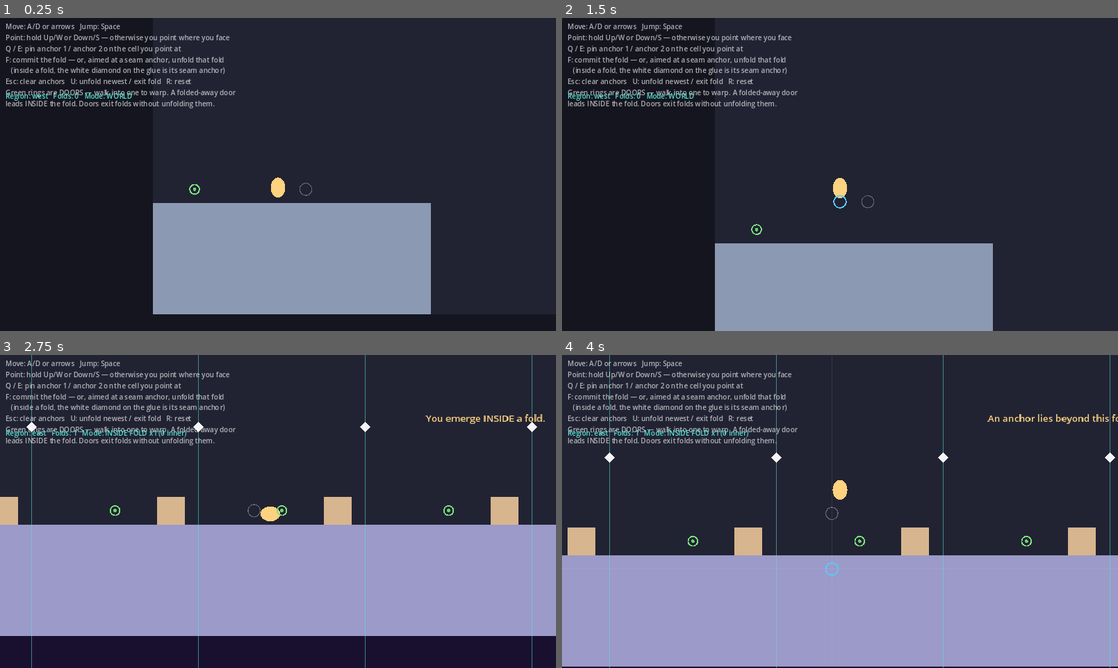
Above: before the commit, frames 1-4 (two rows, left to right).
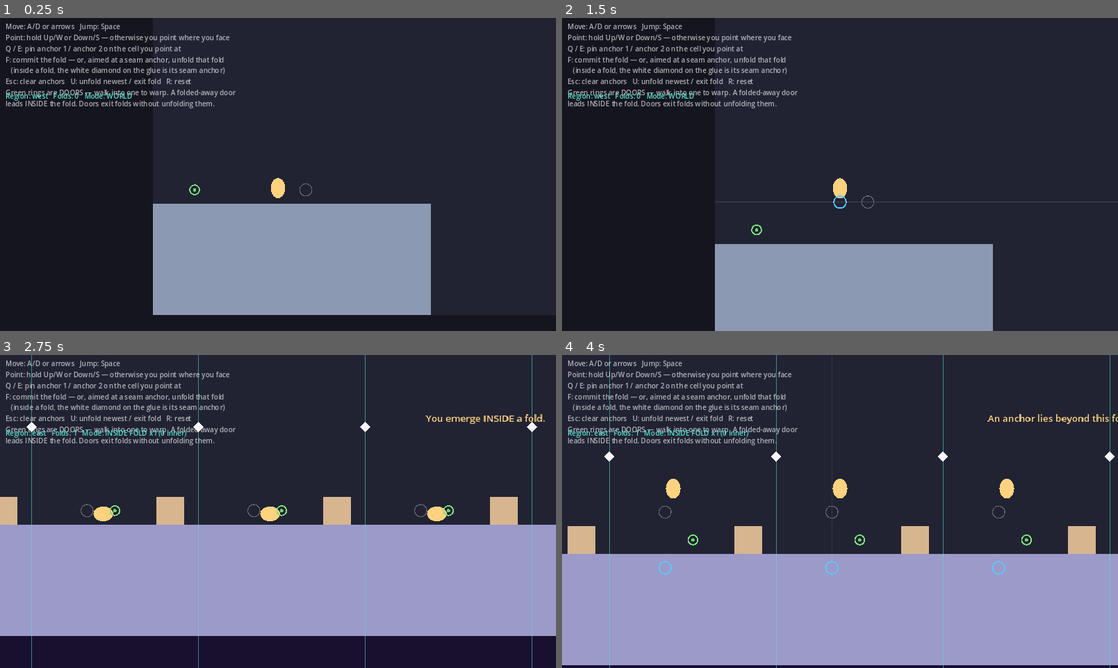
Above: after the commit, the same moments.

Repository: absent-mynd/puzzle
Game: Godot game, scene res://scenes/world/World.tscn
The game is run twice, just before and just after one commit, with the same random seed, the same clock (stepped at 60 frames per second) and the same inputs.
Inputs (mouse positions are in pixels of both pictures, inside the frame that each line leads up to):
- Up to frame 1 (0.25 s): no input
- Up to frame 2 (1.5 s): tap Enter at 0.5 s; move the mouse to (812, 237) at 0.52 s; hold W 0.53-1.25 s; tap Q at 0.6 s; click (812, 237) at 0.67 s; tap Space at 0.77, 1.07 s; tap E at 0.8 s; drag from (1006, 221) to (812, 237) at 1.27 s
- Up to frame 3 (2.75 s): move the mouse to (111, 464) at 2.02 s; hold A from 2.03 s (still down); tap F at 2.1 s; tap Q at 2.3 s
- Up to frame 4 (4 s): release A at 2.75 s; drag from (867, 511) to (673, 464) at 2.77 s; move the mouse to (756, 433) at 3.52 s; hold S from 3.53 s (still down); tap E at 3.6 s; tap Space at 3.77 s; tap F at 3.8 s

The runs differ from the first frame. In frame 1, 0.3% of the frame differs, in the area x 27-78%, y 50-95%; in frame 2, 0.3%; in frame 3, 0.4%; in frame 4, 1.6%, in the area x 0-100%, y 30-100%.

Commit message:
Duplicate the player across the fold's wrap copies, and smooth the seam
Inside a fold the excised strip is rendered repeating across the glue lines,
but only one body was drawn in it — so the wrap read as a jump between
separate worlds rather than a lap around a cylinder.

- The player is now drawn in every visible copy. `rebuild_sub` gives each band
  a Polygon2D twin of the blob (`sub_player_ghosts`), updated with the body's
  position and squash each frame. Twins carry the player's z_index so one
  standing near a band edge is not occluded by the neighbouring copy.
- The aim ring and pending-anchor rings repeat with the copies too, so a twin
  is never shown standing next to markers that aren't there. `WorldOverlay`
  grew `_copy_offsets()`, replacing three hand-rolled copies of that loop; the
  full-extent guides and the preview band stay drawn once.

The hitch at the seam was the camera. The wrap teleported the body by one band
width and then called `reset_smoothing()`, which snaps the smoothed centre onto
the body and throws away its lag — ~40px at a full run, jolted away on every
crossing. Camera2D exposes no way to move that centre, so `PlayerBody` now owns
its camera (top_level, manual exponential approach) and the wrap displaces body
and camera by the same vector. The strip repeats with exactly that period, so
the rendered frame is unchanged and the crossing is invisible.

`FoldWorld` also raises `process_physics_priority` so the wrap, doors and
triggers see where the body actually ended up rather than its position from the
previous step.

Co-Authored-By: Claude Opus 5 <noreply@anthropic.com>
Claude-Session: https://claude.ai/code/session_01YDkigtEXoX2M13nTcez7zT

Diff:
--- a/scripts/tests/test_fold_world.gd
+++ b/scripts/tests/test_fold_world.gd
@@ -171,6 +171,44 @@
 	assert_almost_eq(world.player.global_position.x, (18.9 - 8.0) * CS, 0.01,
 		"Crossing the glue wraps one band width back")
 	assert_eq(world.mode, world.Mode.SUBSPACE, "Wrap does not eject")
+
+
+func test_wrap_moves_the_camera_with_the_body() -> void:
+	# The strip repeats with period `gap`, so body and camera must move by the
+	# same vector: the frame is then pixel-identical and the seam is invisible.
+	# Snapping the camera to the body instead would discard its smoothing lag.
+	_pinch_over_pit()
+	world.player.teleport(Vector2(18.9 * CS, 12.5 * CS), false)
+	var lag: Vector2 = world.player.camera_position() - world.player.global_position
+	assert_ne(lag, Vector2.ZERO, "Camera is lagging behind (nothing snapped it here)")
+
+	world._subspace_wrap_and_turnback()
+	assert_almost_eq(
+		(world.player.camera_position() - world.player.global_position - lag).length(),
+		0.0, 0.01, "The wrap preserved the camera's offset from the body exactly")
+
+
+func test_player_is_drawn_in_every_visible_copy_of_the_strip() -> void:
+	_pinch_over_pit()
+	assert_eq(world.sub_player_ghosts.size(), 2 * world.sub_copies,
+		"One drawn copy of the player per band, minus the one the body is in")
+
+	world.player.teleport(Vector2(15.5 * CS, 12.5 * CS), false)
+	world._update_player_ghosts()
+	var n: Vector2 = world.sub_fold.crease_normal
+	var gap: float = world.sub_fold.gap_distance()
+	# Each copy sits at the body's position offset by a whole number of bands.
+	for ghost in world.sub_player_ghosts:
+		var delta: Vector2 = ghost.global_position - world.player.global_position
+		var k: float = delta.dot(n) / gap
+		assert_almost_eq(delta.distance_to(n * (k * gap)), 0.0, 0.01,
+			"Copy is displaced along the crease normal only")
+		assert_almost_eq(k, roundf(k), 0.01,
+			"Copy sits a whole number of band widths from the body")
+		assert_ne(roundi(k), 0, "...and never on top of it")
+
+	world.try_exit()
+	assert_eq(world.sub_player_ghosts.size(), 0, "Copies are gone outside the fold")
 
 
 func test_outside_unfold_splices_interiors() -> void:
--- a/scripts/world/FoldWorld.gd
+++ b/scripts/world/FoldWorld.gd
@@ -103,6 +103,9 @@
 var sub_extent: Dictionary = {}
 var sub_glue_segs: Array = []
 var sub_copies := 1
+## One Polygon2D per wrap copy except the one the real body occupies — see
+## `_update_player_ghosts`.
+var sub_player_ghosts: Array = []
 
 # --- Animation ---
 var anim_enabled := true
@@ -120,6 +123,12 @@
 
 
 func _ready() -> void:
+	# Run the per-frame world logic AFTER the player has moved this step — the
+	# wrap, doors and triggers should see where the body actually ended up, not
+	# where it was a frame ago. Children process after their parent by default,
+	# and the player is a child, so raise this node's priority past it.
+	process_physics_priority = 1
+
 	world_geo = Node2D.new()
 	add_child(world_geo)
 	sub_geo = Node2D.new()
@@ -248,6 +257,7 @@
 
 	for child in sub_geo.get_children():
 		child.queue_free()
+	sub_player_ghosts = []
 	var gap := sub_fold.gap_distance()
 	sub_copies = clampi(int(ceil(1400.0 / gap)), 1, 24)
 	for k in range(-sub_copies, sub_copies + 1):
@@ -268,6 +278,30 @@
 				var col := CollisionPolygon2D.new()
 				col.polygon = piece.polygon
 				solid.add_child(col)
+		# The real body lives in copy 0; every other copy gets a drawn twin.
+		if k != 0:
+			var ghost := player.make_visual_copy()
+			# Above all terrain, not just this copy's: a twin standing near a
+			# band edge overlaps the neighbouring copy, which draws later.
+			ghost.z_index = player.z_index
+			copy.add_child(ghost)
+			sub_player_ghosts.append(ghost)
+	_update_player_ghosts()
+
+
+## The strip renders repeating across the glue, and the player repeats with it:
+## you are in every band at once, because they are all the same band. One lone
+## body would make the wrap read as a jump between worlds instead of a lap
+## around a cylinder. Copies are children of their band's node, so the offset
+## is the parent transform and their local position is just the body's.
+func _update_player_ghosts() -> void:
+	if sub_player_ghosts.is_empty():
+		return
+	var p := player.global_position
+	var squash := player.visual_squash()
+	for ghost in sub_player_ghosts:
+		ghost.position = p
+		ghost.scale = squash
 
 
 ## The fold list of the CURRENT level: the region's folds, or the entered
@@ -321,6 +355,7 @@
 		sub_by_pos = {}
 		for child in sub_geo.get_children():
 			child.queue_free()
+		sub_player_ghosts = []
 		world_geo.visible = true
 		_bg.color = Color("14151f")
 		rebuild_world()
@@ -915,6 +950,7 @@
 
 	if mode == Mode.SUBSPACE:
 		_subspace_wrap_and_turnback()
+		_update_player_ghosts()
 	else:
 		if player.global_position.y > (base.grid_size.y + 6) * CS:
 			player.teleport(_spawn, false)
@@ -929,12 +965,17 @@
 	var gap := sub_fold.gap_distance()
 	var c1 := sub_fold.crease_point1.dot(n)
 	var proj := player.global_position.dot(n)
+	# Walking through a glue line lands you in the next copy of the strip —
+	# which is this one. Slide the body back by one band width and slide the
+	# CAMERA by the same vector: the strip repeats with exactly that period, so
+	# the rendered frame is unchanged and the crossing is invisible. (Snapping
+	# the camera instead would throw away its smoothing lag and jolt the view.)
 	if proj < c1:
 		player.global_position += n * gap
-		player.snap_camera()
+		player.shift_camera(n * gap)
 	elif proj >= c1 + gap:
 		player.global_position -= n * gap
-		player.snap_camera()
+		player.shift_camera(-n * gap)
 
 	# Falling out of the strip's tangential extent doesn't force-exit (exit
 	# can be blocked by crossing folds): the fold turns you back to its anchor.
--- a/scripts/world/PlayerBody.gd
+++ b/scripts/world/PlayerBody.gd
@@ -16,6 +16,8 @@
 const COYOTE_TIME := 0.09
 const JUMP_BUFFER := 0.11
 const RADIUS := 20.0
+## Exponential approach rate of the camera toward the body (1/s).
+const CAM_SMOOTHING := 8.0
 
 var _coyote := 0.0
 var _buffer := 0.0
@@ -46,11 +48,26 @@
 	_visual.color = Color("ffd27f")
 	add_child(_visual)
 
+	# Smoothing is driven here rather than by Camera2D's own, because the
+	# subspace wrap must displace the camera by exactly one strip width while
+	# KEEPING its lag. Camera2D exposes no way to move its smoothed centre —
+	# only reset_smoothing(), which drops the lag to zero and reads as a jolt
+	# every time you walk through a glue line. So the camera is top_level and
+	# this script owns its position.
 	_cam = Camera2D.new()
-	_cam.position_smoothing_enabled = true
-	_cam.position_smoothing_speed = 8.0
+	_cam.position_smoothing_enabled = false
+	_cam.top_level = true
 	add_child(_cam)
+	_cam.global_position = global_position
 	_cam.make_current()
+
+
+func _process(delta: float) -> void:
+	if _cam == null:
+		return
+	# Frame-rate independent exponential approach (stable for large deltas).
+	_cam.global_position = _cam.global_position.lerp(
+		global_position, 1.0 - exp(-CAM_SMOOTHING * delta))
 
 
 func _physics_process(delta: float) -> void:
@@ -108,8 +125,37 @@
 	return Vector2i(facing, 0)
 
 
-## Kill camera smoothing for one frame. The subspace wrap must be invisible —
-## the copies are identical, so a smoothed camera pan would betray the seam.
+## Cut the camera to the body with no pan. For hard relocations — respawn,
+## doors, region changes, being turned back by the fold.
 func snap_camera() -> void:
 	if _cam != null:
-		_cam.reset_smoothing()
+		_cam.global_position = global_position
+
+
+## Carry the camera through a wrap teleport. Inside a fold the strip repeats
+## with period `offset`, so displacing the body AND the camera by the same
+## vector leaves the rendered frame pixel-identical: crossing a glue line is
+## just walking. Snapping instead would discard the smoothing lag (~40px at a
+## full run) and jolt the view by it — the hitch this replaces.
+func shift_camera(offset: Vector2) -> void:
+	if _cam != null:
+		_cam.global_position += offset
+
+
+## Where the camera actually is, lag and all.
+func camera_position() -> Vector2:
+	return _cam.global_position if _cam != null else global_position
+
+
+## A fresh Polygon2D matching the blob's outline and colour. The subspace wrap
+## draws one of these in every visible copy of the strip.
+func make_visual_copy() -> Polygon2D:
+	var node := Polygon2D.new()
+	node.polygon = _visual.polygon
+	node.color = _visual.color
+	return node
+
+
+## The blob's current squash, so the copies breathe with the original.
+func visual_squash() -> Vector2:
+	return _visual.scale
--- a/scripts/world/WorldOverlay.gd
+++ b/scripts/world/WorldOverlay.gd
@@ -17,13 +17,30 @@
 func _draw() -> void:
 	if world == null or world.animating():
 		return
+	var offsets := _copy_offsets()
 	if world.mode == world.Mode.SUBSPACE:
-		_draw_subspace_glue()
-		_draw_subspace_markers()
+		_draw_subspace_glue(offsets)
+		_draw_subspace_markers(offsets)
 	else:
 		_draw_seam_markers()
-	_draw_doors()
-	_draw_anchor_and_preview()
+	_draw_doors(offsets)
+	_draw_anchor_and_preview(offsets)
+
+
+## Where each visible copy of the current view sits. Inside a subspace the
+## strip repeats across the glue, so everything that belongs to it — terrain,
+## the player, doors, seam anchors, your aim — is drawn once per copy. Outside,
+## there is one copy at the origin and every loop over this runs once.
+func _copy_offsets() -> Array:
+	if world.mode != world.Mode.SUBSPACE or world.sub_fold == null:
+		return [Vector2.ZERO]
+	var out: Array = []
+	var n: Vector2 = world.sub_fold.crease_normal
+	var gap: float = world.sub_fold.gap_distance()
+	var copies: int = world.sub_copies
+	for k in range(-copies, copies + 1):
+		out.append(n * (k * gap))
+	return out
 
 
 func _draw_seam_markers() -> void:
@@ -37,15 +54,7 @@
 ## Doors are warp POINTS riding tile centers: drawn only where the point
 ## strictly resolves in the current view (a split door draws nowhere — it is
 ## dormant). Inside a subspace the glyph repeats across the wrap copies.
-func _draw_doors() -> void:
-	var offsets: Array = [Vector2.ZERO]
-	if world.mode == world.Mode.SUBSPACE:
-		offsets = []
-		var n: Vector2 = world.sub_fold.crease_normal
-		var gap: float = world.sub_fold.gap_distance()
-		var copies: int = world.sub_copies
-		for k in range(-copies, copies + 1):
-			offsets.append(n * (k * gap))
+func _draw_doors(offsets: Array) -> void:
 	for id in world.doors:
 		var wp = world.door_point_here(id)
 		if wp == null:
@@ -59,18 +68,14 @@
 ## Inside the subspace: seam anchors of interior folds (every wrap copy), and
 ## the OUTER fold's anchor point on the glue — both original anchors coincide
 ## there; F at the white diamond unfolds the subspace.
-func _draw_subspace_markers() -> void:
+func _draw_subspace_markers(offsets: Array) -> void:
 	var cs: float = world.base.cell_size
 	var outer: Fold = world.sub_fold
 	if outer == null:
 		return
-	var n := outer.crease_normal
-	var gap := outer.gap_distance()
-	var copies: int = world.sub_copies
 	var exit_ok: bool = world.exit_blocker() == null
 	var aimed_glue: bool = world.aiming_at_glue()
-	for k in range(-copies, copies + 1):
-		var off := n * (k * gap)
+	for off in offsets:
 		var glue_col := Color(1, 1, 1, 0.95) if exit_ok else Color("e06a6a", 0.95)
 		_draw_diamond(outer.crease_point1 + off, 12.0, glue_col)
 		if aimed_glue:
@@ -81,20 +86,28 @@
 			_draw_diamond(center, 10.0, Color("59e0d0") if ok else Color("e06a6a", 0.9))
 
 
-func _draw_anchor_and_preview() -> void:
+## Point markers here repeat across the wrap copies, so a player copy is never
+## shown standing next to an aim ring that isn't there. The full-extent guides
+## and the preview band do NOT: repeated they would tile the screen with lines
+## and stack their alpha, and they read fine drawn once in the band you occupy.
+func _draw_anchor_and_preview(offsets: Array) -> void:
 	var cs: float = world.base.cell_size
 	var world_px := Vector2(world.base.grid_size) * cs
 
 	# Where Q/E/F aim right now (follows pointing continuously).
 	var cand: Vector2i = world.candidate_anchor()
 	var cand_center: Vector2 = (Vector2(cand) + Vector2(0.5, 0.5)) * cs
-	draw_arc(cand_center, 14.0, 0, TAU, 24, Color(1, 1, 1, 0.30), 2.0)
 
 	# Aimed seam: F here unfolds this fold.
 	var aimed = world.aimed_fold()
+	var aimed_center := Vector2.ZERO
 	if aimed != null:
-		var m: Vector2 = (Vector2(aimed.meeting_pos) + Vector2(0.5, 0.5)) * cs
-		draw_arc(m, 17.0, 0, TAU, 24, Color("59e0d0"), 3.0)
+		aimed_center = (Vector2(aimed.meeting_pos) + Vector2(0.5, 0.5)) * cs
+
+	for off in offsets:
+		draw_arc(cand_center + off, 14.0, 0, TAU, 24, Color(1, 1, 1, 0.30), 2.0)
+		if aimed != null:
+			draw_arc(aimed_center + off, 17.0, 0, TAU, 24, Color("59e0d0"), 3.0)
 
 	# The two pending anchor slots (Q = orange, E = blue), with soft axis
 	# guides — folds may be diagonal; guides just help line up straight ones.
@@ -109,7 +122,8 @@
 		var guide := Color(1, 1, 1, 0.08)
 		draw_line(Vector2(0, c.y), Vector2(world_px.x, c.y), guide, 1.0)
 		draw_line(Vector2(c.x, 0), Vector2(c.x, world_px.y), guide, 1.0)
-		draw_arc(c, 14.0, 0, TAU, 24, colors[i], 3.0)
+		for off in offsets:
+			draw_arc(c + off, 14.0, 0, TAU, 24, colors[i], 3.0)
 
 	if centers[0] == null or centers[1] == null:
 		return
@@ -132,22 +146,17 @@
 
 ## Inside the subspace: mark the identified crease lines (the glue) so the
 ## wrap reads as a real join, not a rendering glitch.
-func _draw_subspace_glue() -> void:
+func _draw_subspace_glue(offsets: Array) -> void:
 	var fold: Fold = world.sub_fold
 	if fold == null:
 		return
 	var n := fold.crease_normal
 	var t := Vector2(-n.y, n.x)
-	var gap := fold.gap_distance()
 	var c1 := fold.crease_point1.dot(n)
 	var lo: float = world.sub_extent["min"] - 2.0 * world.base.cell_size
 	var hi: float = world.sub_extent["max"] + 2.0 * world.base.cell_size
-	var copies: int = world.sub_copies
-	for k in range(-copies, copies + 1):
-		var offset: float = c1 + k * gap
-		var from := n * offset + t * lo
-		var to := n * offset + t * hi
-		draw_line(from, to, Color("59e0d0", 0.55), 2.0)
+	for off in offsets:
+		draw_line(n * c1 + t * lo + off, n * c1 + t * hi + off, Color("59e0d0", 0.55), 2.0)
 
 
 func _draw_diamond(center: Vector2, r: float, col: Color) -> void:
Not shown, changed: STATUS.md
Not shown, changed: scripts/world/README.md
